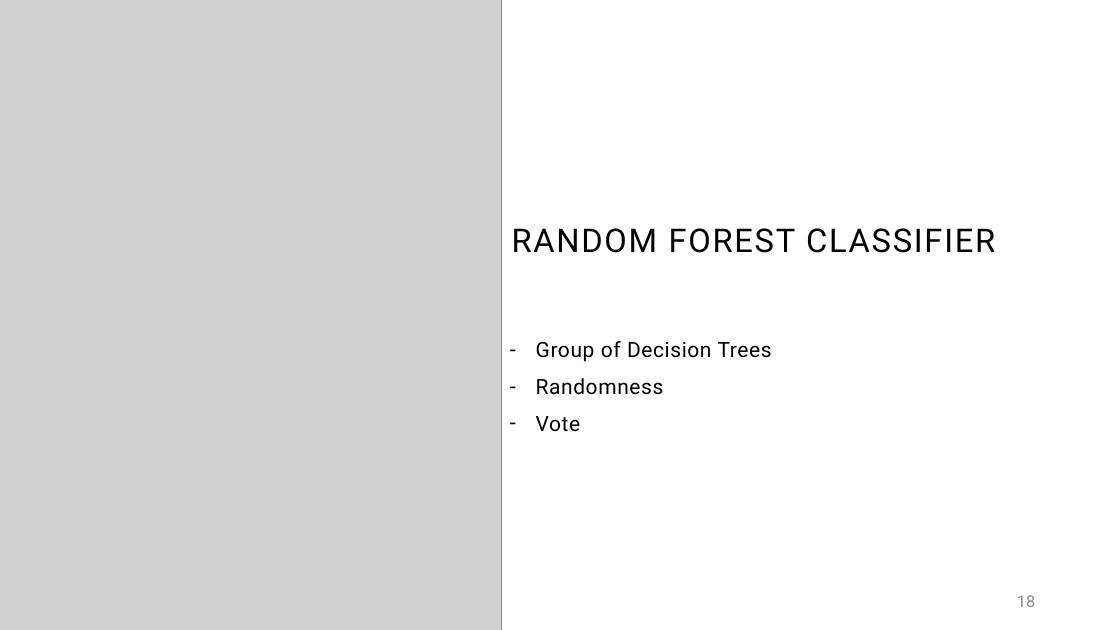
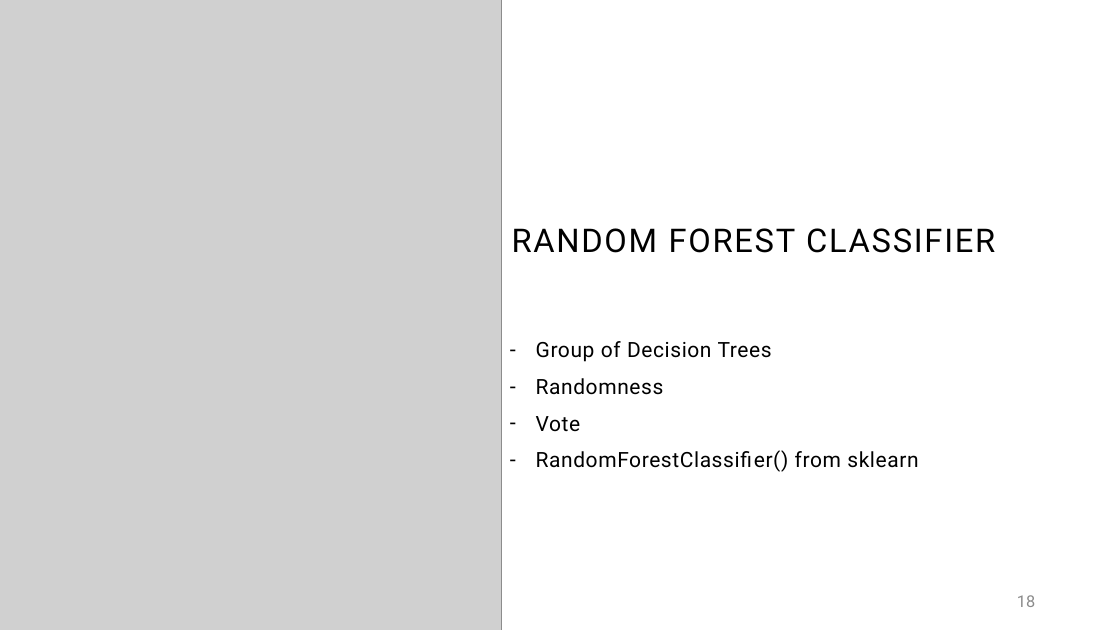
Before and after one commit to Hugo-Leyx-valade/projet-ML, a slide deck: slide 18 of Spotiflop_ML.pptx. Drawn at 1120x630 pixels with LibreOffice and Linux fonts; fonts in the diff are those of the drawing; grey boxes stand for pictures. Boxes give left, top, right and bottom in pixels: in the first picture for what was removed or moved away, otherwise in the second. Text is boxed around its words. In the diff, an @@ line names an element or a change of style, - is before the commit and + after.

Commit message:
changes ppt

```diff
--- a/Spotiflop_ML.pptx
+++ b/Spotiflop_ML.pptx
@@ text at box(536, 450, 918, 472): paragraph added @@
+– RandomForestClassifier() from sklearn
```
Also in this commit, not shown: 1 other slide changed.
